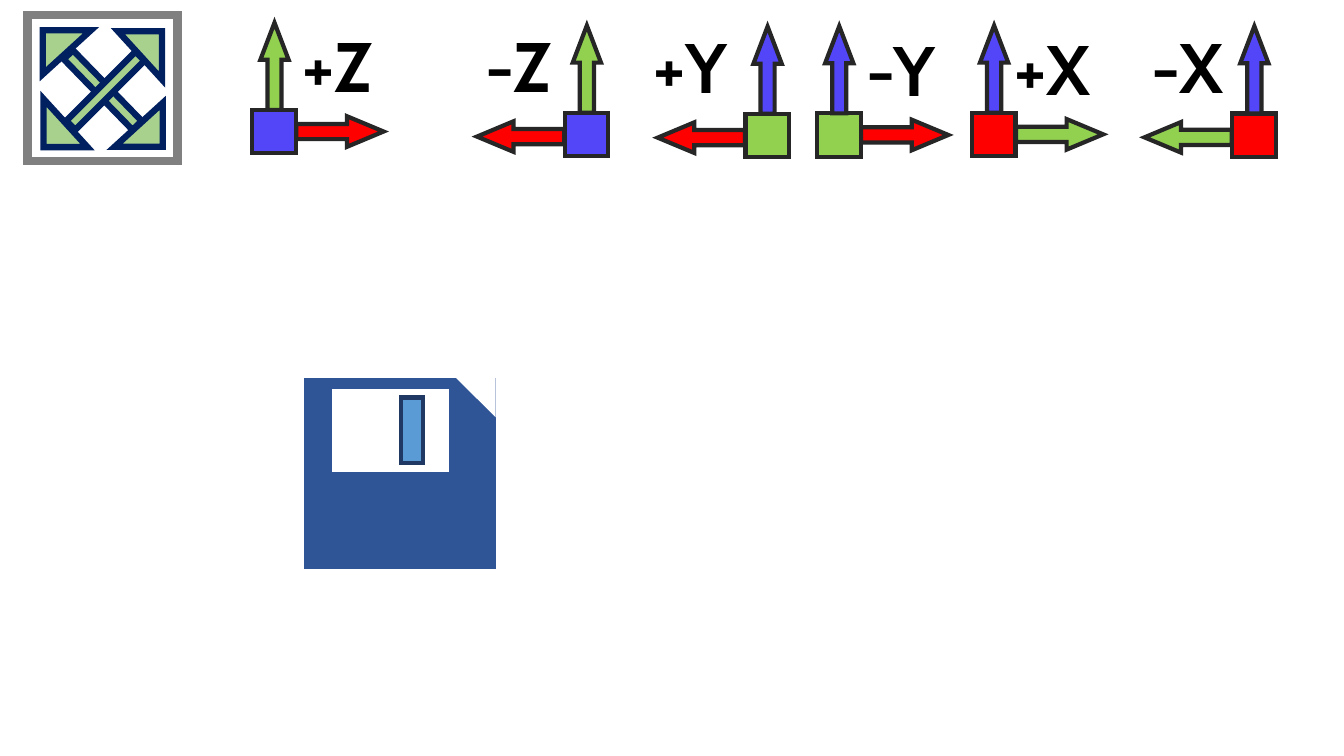
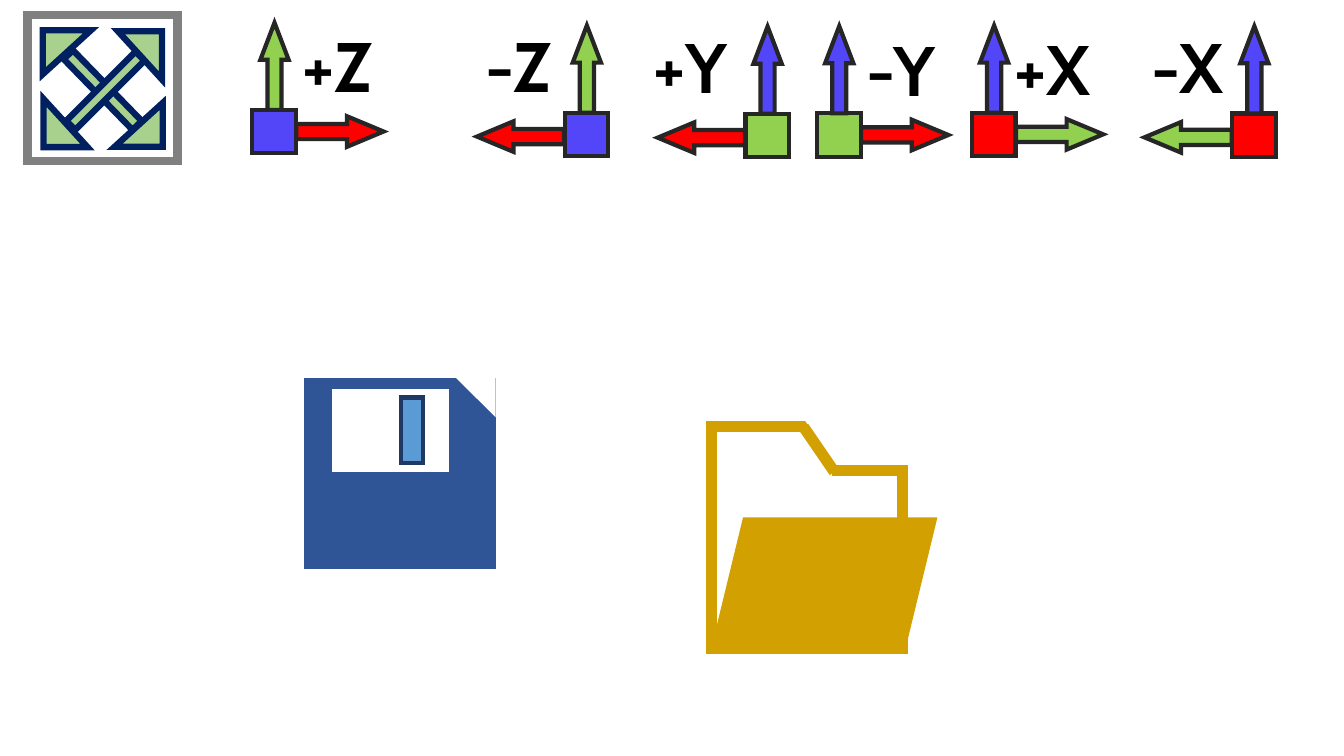
Before and after one commit to luchete80/fluxsol, a slide deck: slide 1 of FluxSol-CAE/Icons/Icons.pptx. Drawn at 1344x756 pixels with LibreOffice and Linux fonts; fonts in the diff are those of the drawing. Boxes give left, top, right and bottom in pixels: in the first picture for what was removed or moved away, otherwise in the second. Text is boxed around its words. In the diff, an @@ line names an element or a change of style, - is before the commit and + after.

```diff
--- a/FluxSol-CAE/Icons/Icons.pptx
+++ b/FluxSol-CAE/Icons/Icons.pptx
@@ trapezoid added at [806,419,1009,470], fill #FFFFFF, outline #FFFFFF 1 pt @@
@@ rectangle added at [712,426,902,648], fill #FFFFFF, outline #D2A000 8 pt @@
@@ line added from (804, 427) to (835, 472), #D2A000 8 pt @@
@@ line added from (832, 471) to (908, 471), #D2A000 8 pt @@
@@ parallelogram added at [712,518,937,651], fill #D2A000, outline #D2A000 1 pt @@
```
Also in this commit, not shown: 2 other files.
